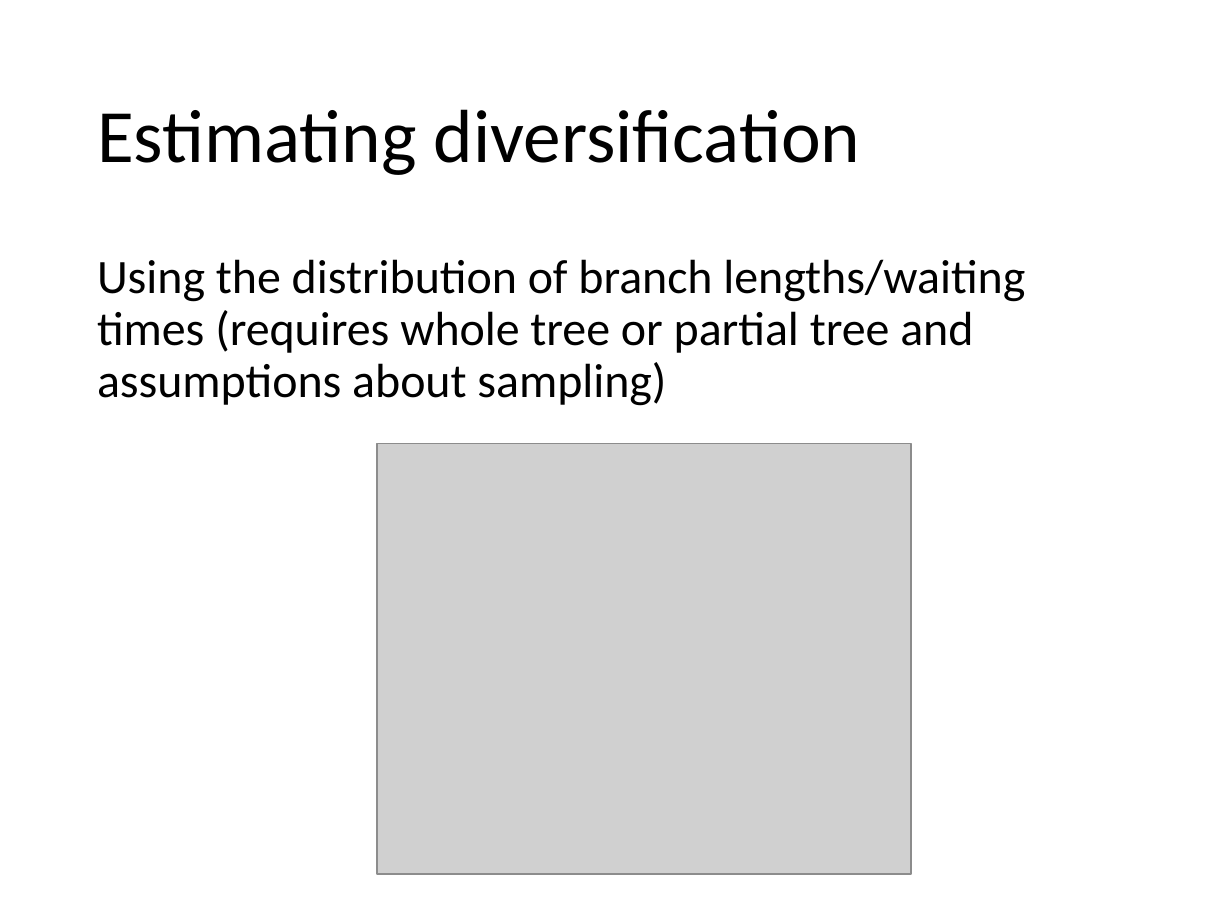
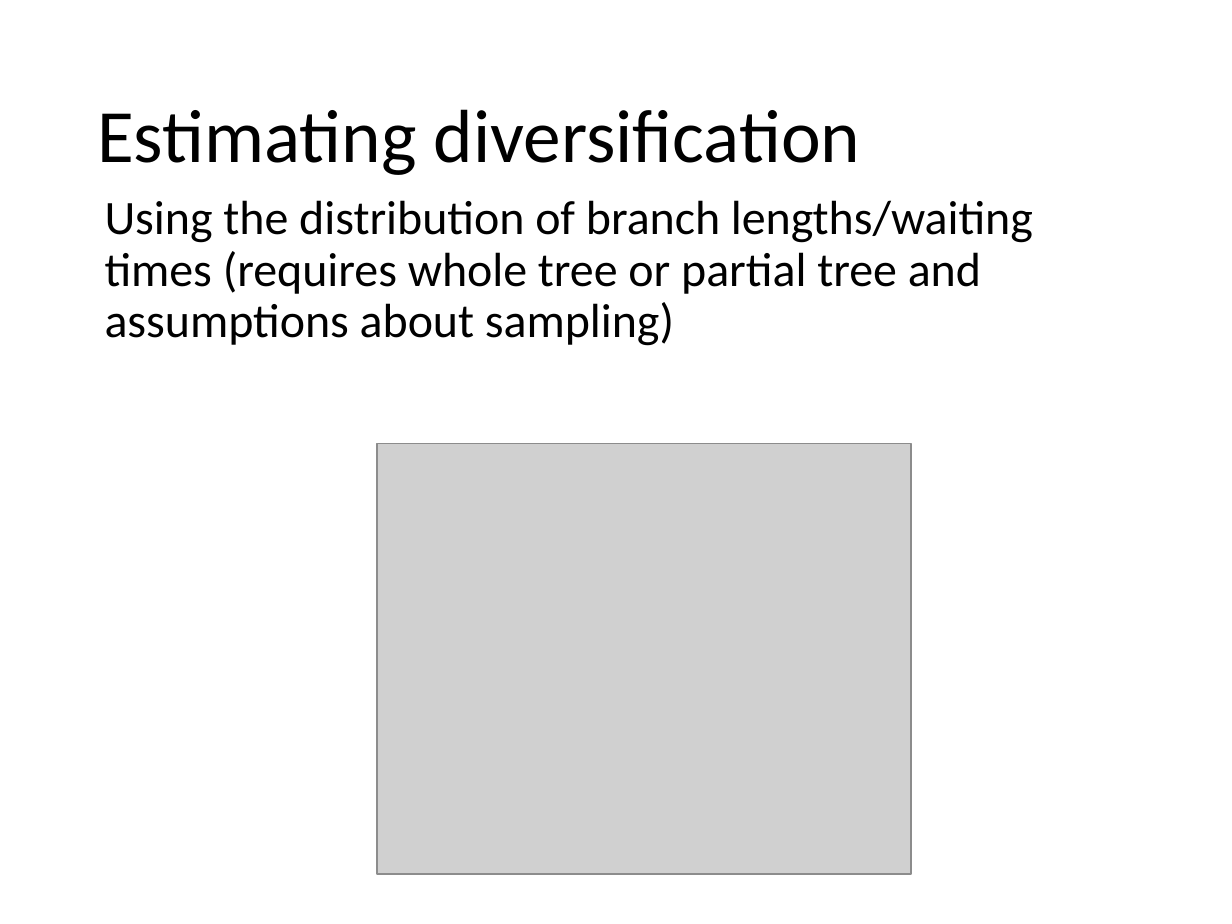
Before and after one commit to uyedaj/macrophy_course, a slide deck: slide 12 of lectures/slides/Diversification&SSE.pptx (slide 10 before the commit). Drawn at 1232x924 pixels with LibreOffice and Linux fonts; fonts in the diff are those of the drawing; grey boxes stand for pictures. Boxes give left, top, right and bottom in pixels: in the first picture for what was removed or moved away, otherwise in the second. Text is boxed around its words. In the diff, an @@ line names an element or a change of style, - is before the commit and + after.

Commit message:
Diversification lecture

```diff
--- a/lectures/slides/Diversification&SSE.pptx
+++ b/lectures/slides/Diversification&SSE.pptx
@@ text "Using the distribution of branch ...": place and size @@
-text "Using the distribution of branch ..." at (97,259,1025,406)
+text "Using the distribution of branch ..." at (105,200,1033,346)
```
Also in this commit, not shown: 4 other slides changed, 9 slides added, 2 other files.
